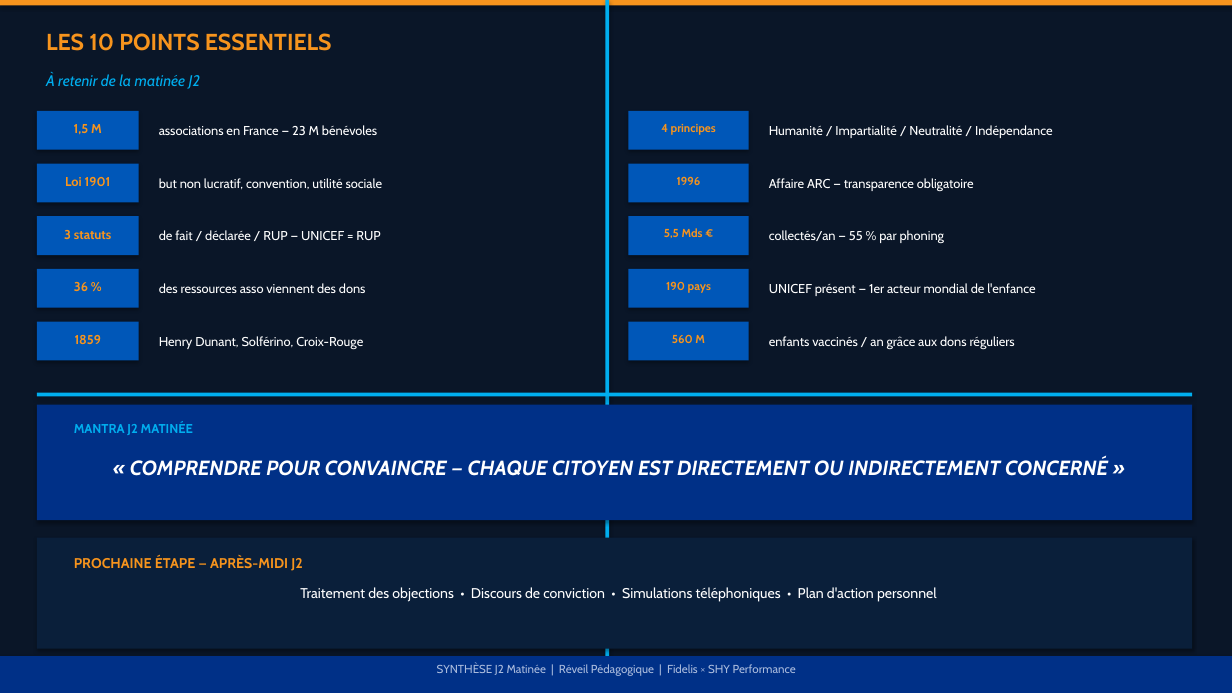
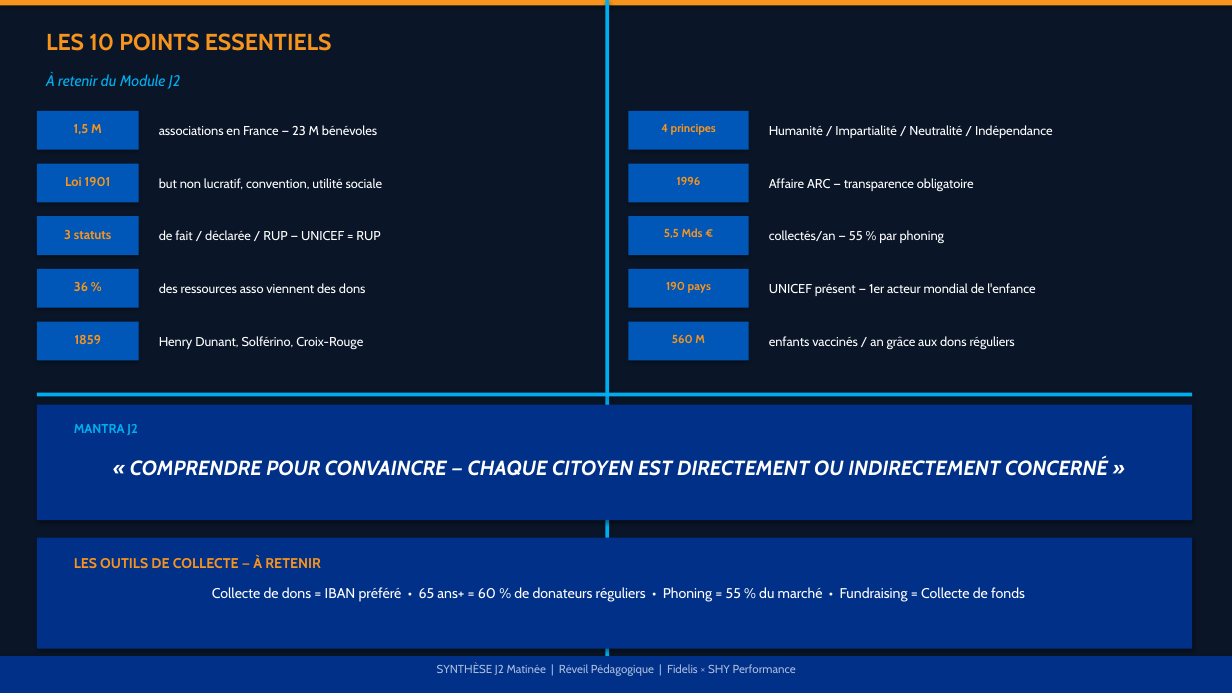
Before and after one commit to madsenfatou-code/fatou, a slide deck: slide 9 of Synthese_J2_Matin_Fidelis.pptx. Drawn at 1232x693 pixels with LibreOffice and Linux fonts; fonts in the diff are those of the drawing. Boxes give left, top, right and bottom in pixels: in the first picture for what was removed or moved away, otherwise in the second. Text is boxed around its words. In the diff, an @@ line names an element or a change of style, - is before the commit and + after.

```diff
--- a/Synthese_J2_Matin_Fidelis.pptx
+++ b/Synthese_J2_Matin_Fidelis.pptx
@@ text at (x1=46, y1=73, x2=180, y2=88): text changed @@
-À retenir de la matinée J2
+À retenir du Module J2
@@ text at (x1=74, y1=424, x2=137, y2=435): text changed @@
-MANTRA J2 MATINÉE
+MANTRA J2
@@ rectangle at (x1=37, y1=538, x2=1192, y2=649): fill #0A1F3A to #003087 @@
@@ text at (x1=74, y1=556, x2=321, y2=569): text changed @@
-PROCHAINE ÉTAPE — APRÈS-MIDI J2
+LES OUTILS DE COLLECTE — À RETENIR
@@ text at (x1=212, y1=587, x2=1025, y2=602): text changed @@
-Traitement des objections • Discours de conviction • Simulations téléphoniques • Plan d'action personnel
+Collecte de dons = IBAN préféré • 65 ans+ = 60 % de donateurs réguliers • Phoning = 55 % du marché • Fundraising = Collecte de fonds
```
Also in this commit, not shown: 3 other slides changed, 3 other files.
